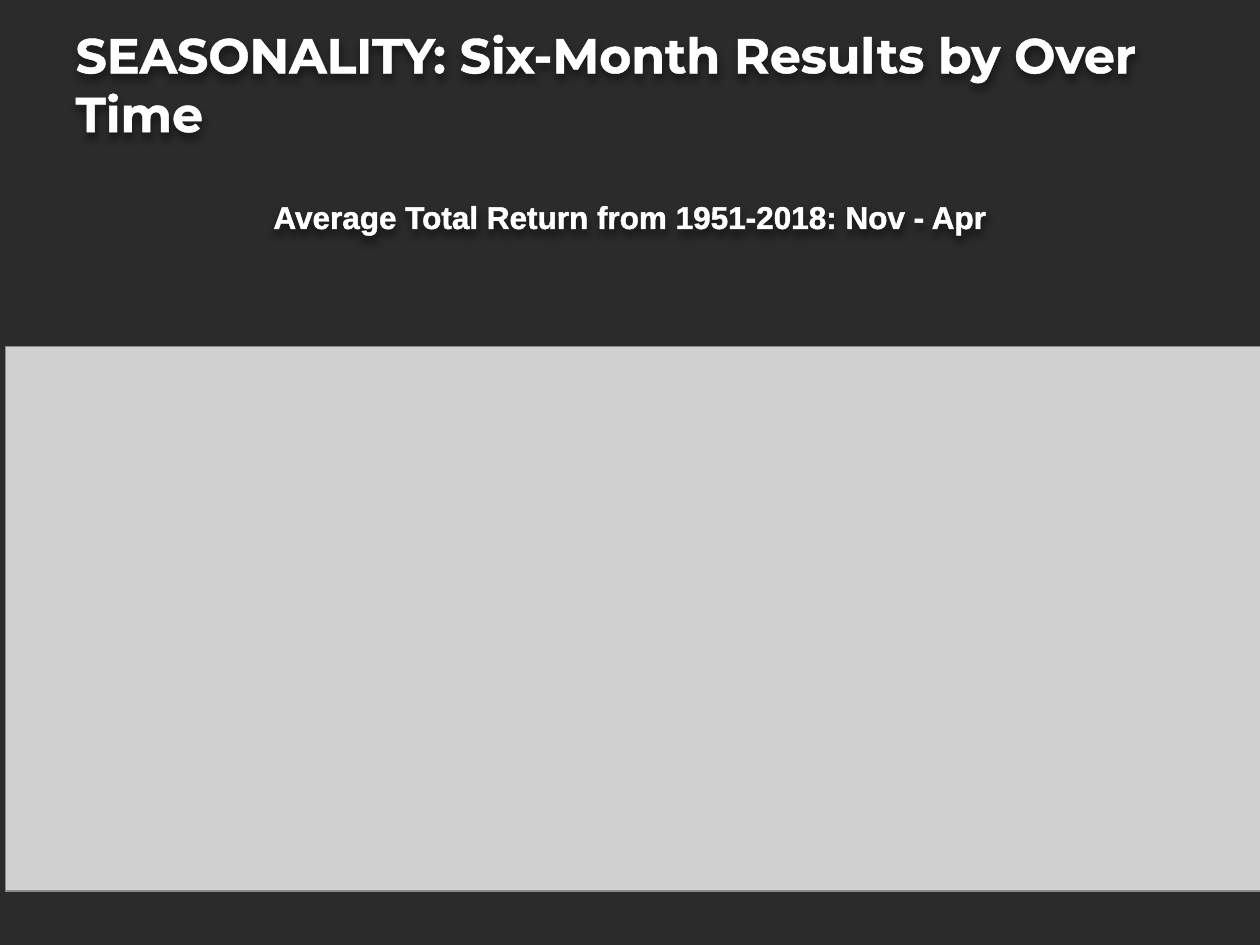
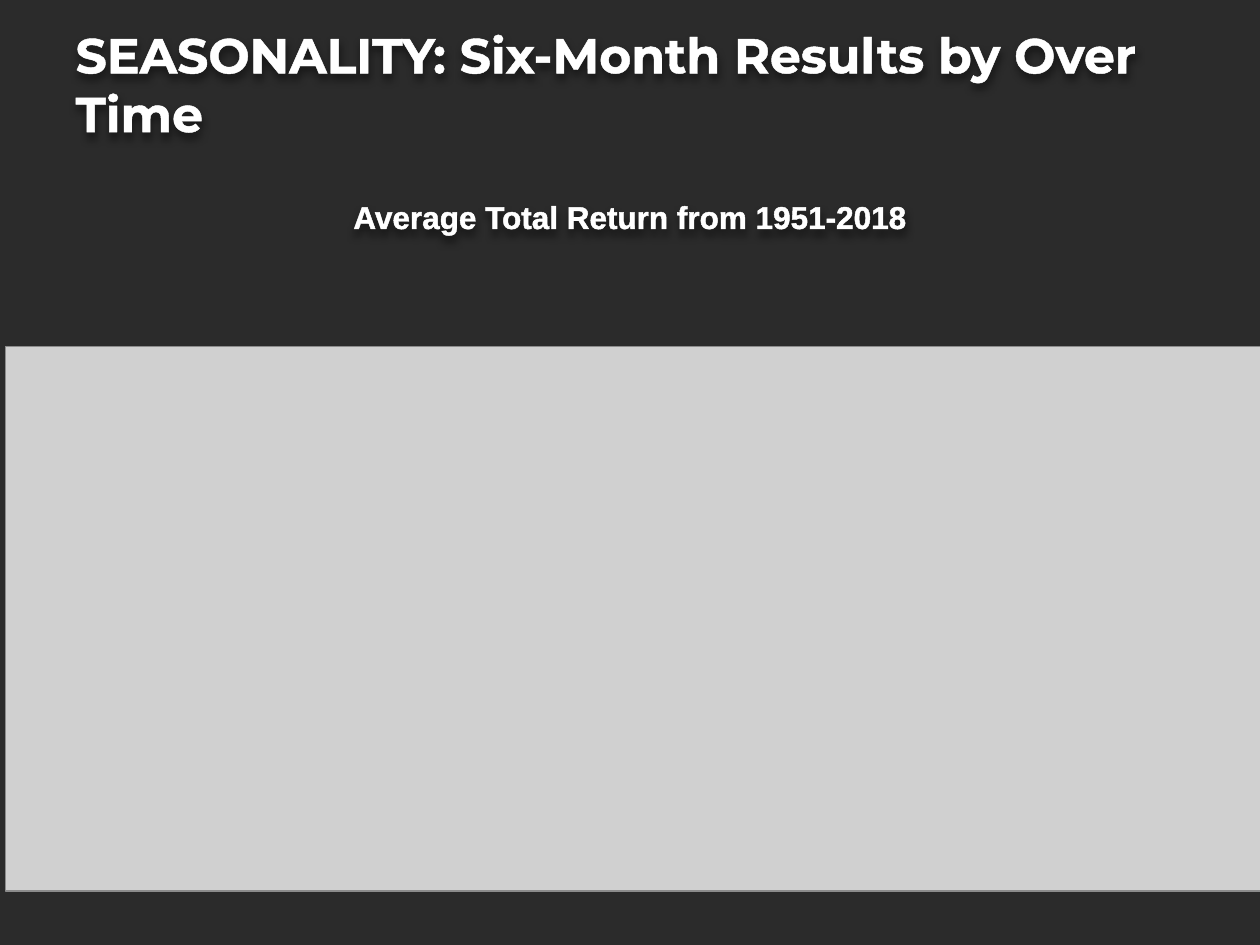
Before and after one commit to projectoneda/projectone, a slide deck: slide 5 of Portfolio Strategy Project.pptx. Drawn at 1260x945 pixels with LibreOffice and Linux fonts; fonts in the diff are those of the drawing; grey boxes stand for pictures; background and template pictures are left out; a plain dark background stands for a picture behind light text. Boxes give left, top, right and bottom in pixels: in the first picture for what was removed or moved away, otherwise in the second. Text is boxed around its words. In the diff, an @@ line names an element or a change of style, - is before the commit and + after.

Commit message:
PPT update

```diff
--- a/Portfolio Strategy Project.pptx
+++ b/Portfolio Strategy Project.pptx
@@ text at [353, 206, 907, 234]: text changed @@
-Average Total Return from 1951-2018: Nov - Apr
+Average Total Return from 1951-2018
```
Also in this commit, not shown: 1 other slide changed.
